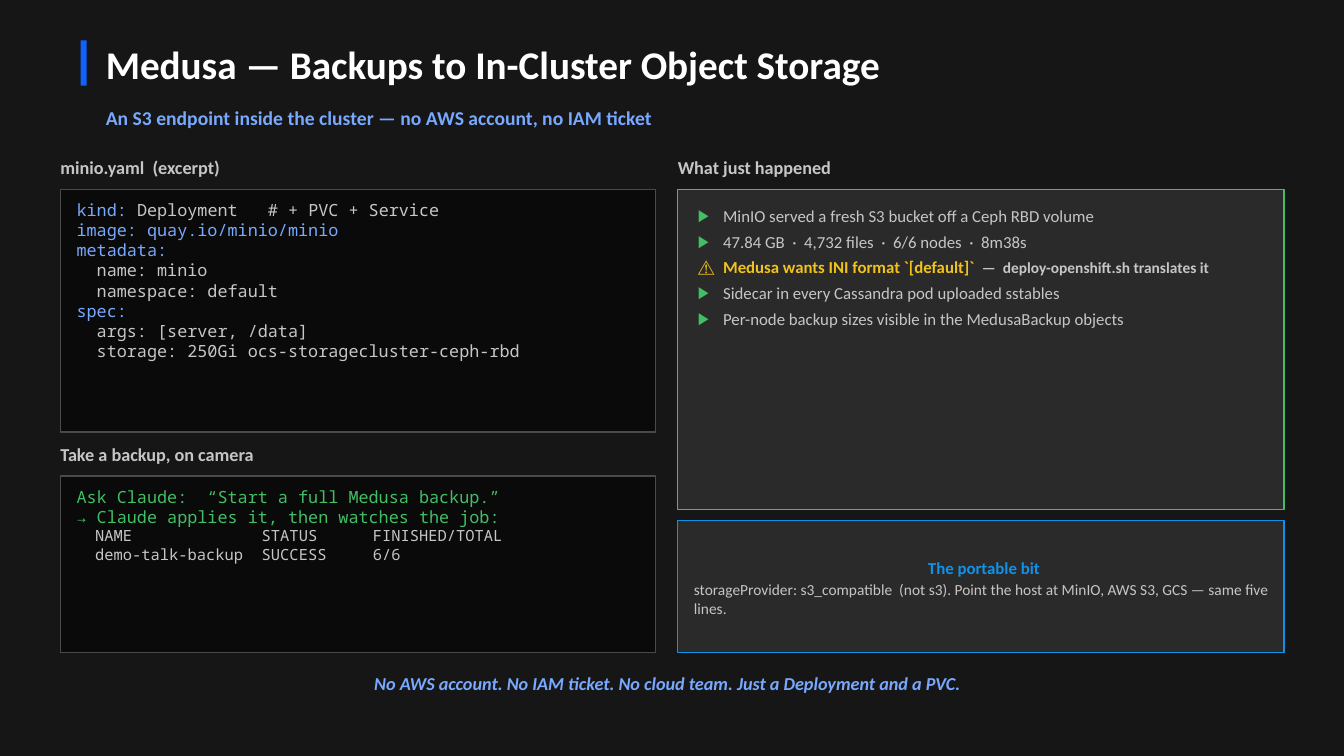
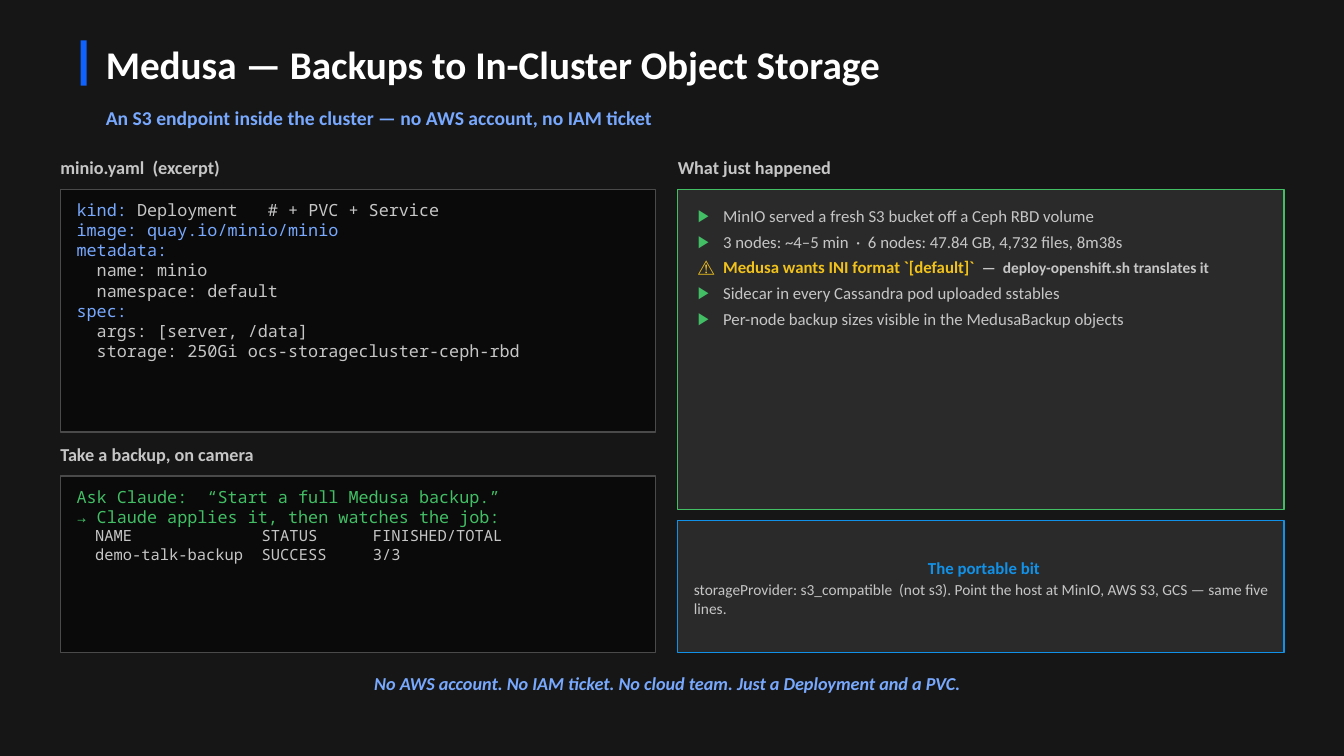
Before and after one commit to jamesc127/k8ssandra-mcp-workshop, a slide deck: slide 12 of k8ssandra-reference-architecture.pptx. Drawn at 1344x756 pixels with LibreOffice and Linux fonts; fonts in the diff are those of the drawing. Boxes give left, top, right and bottom in pixels: in the first picture for what was removed or moved away, otherwise in the second. Text is boxed around its words. In the diff, an @@ line names an element or a change of style, - is before the commit and + after.

```diff
--- a/k8ssandra-reference-architecture.pptx
+++ b/k8ssandra-reference-architecture.pptx
@@ text in rectangle at (x1=723, y1=236, x2=1122, y2=250): text changed @@
-▶ 47.84 GB · 4,732 files · 6/6 nodes · 8m38s
+▶ 3 nodes: ~4–5 min · 6 nodes: 47.84 GB, 4,732 files, 8m38s
@@ text in rectangle at (x1=95, y1=548, x2=401, y2=564): text changed @@
-demo-talk-backup SUCCESS 6/6
+demo-talk-backup SUCCESS 3/3
```
Also in this commit, not shown: 13 other slides changed, 1 slide removed.
